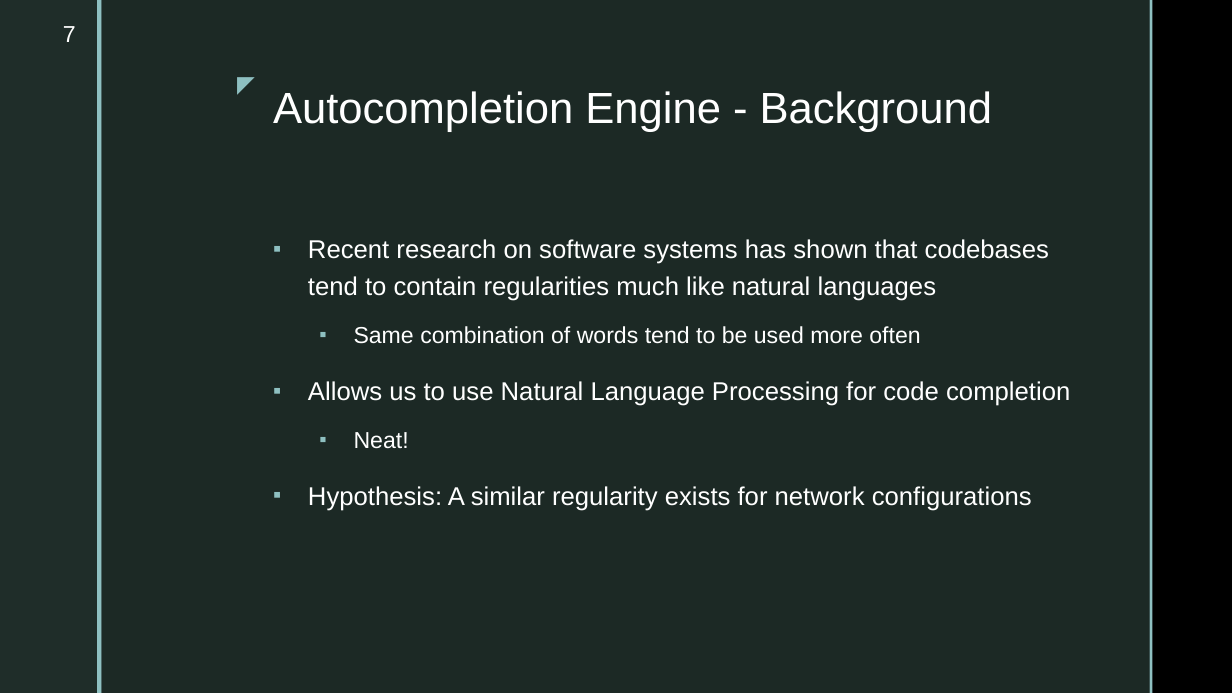
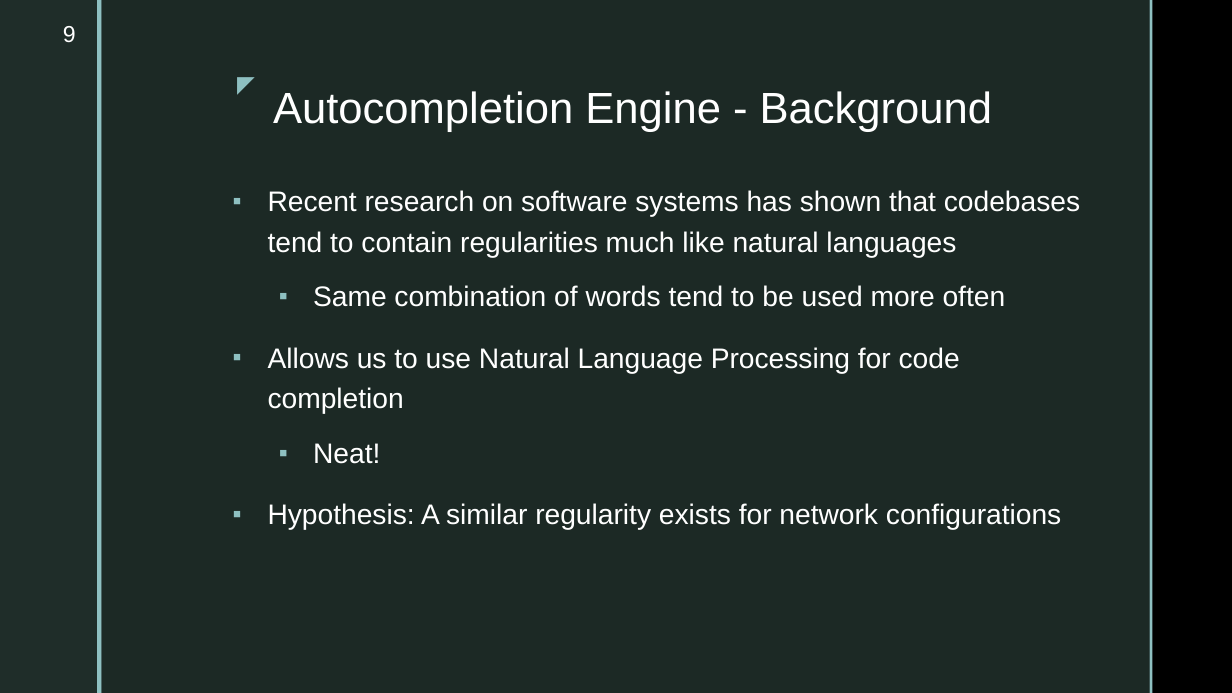
Before and after one commit to ahsanMah/config-completion, a slide deck: slide 9 of Final Presentation.pptx (slide 7 before the commit). Drawn at 1232x693 pixels with LibreOffice and Linux fonts; fonts in the diff are those of the drawing; background and template pictures are left out. Boxes give left, top, right and bottom in pixels: in the first picture for what was removed or moved away, otherwise in the second. Text is boxed around its words. In the diff, an @@ line names an element or a change of style, - is before the commit and + after.

```diff
--- a/Final Presentation.pptx
+++ b/Final Presentation.pptx
@@ page number at [63, 26, 76, 43]: text changed @@
-7
+9
@@ text "Recent research on software systems ...": place and size @@
-text "Recent research on software systems ..." at [308, 239, 1049, 511]
+text "Recent research on software systems ..." at [268, 190, 1080, 530]
@@ text "Recent research on software systems ..." at [268, 190, 1080, 530]: size 20 to 22 pt in "Recent research on software systems has shown ...", "Allows us to use Natural Language Processing ...", "Hypothesis: A similar regularity exists for network ..."; size 18 to 22 pt in "Same combination of words tend to be ...", "Neat!" @@
```
Also in this commit, not shown: 8 other slides changed, 4 slides added, 1 other file.
